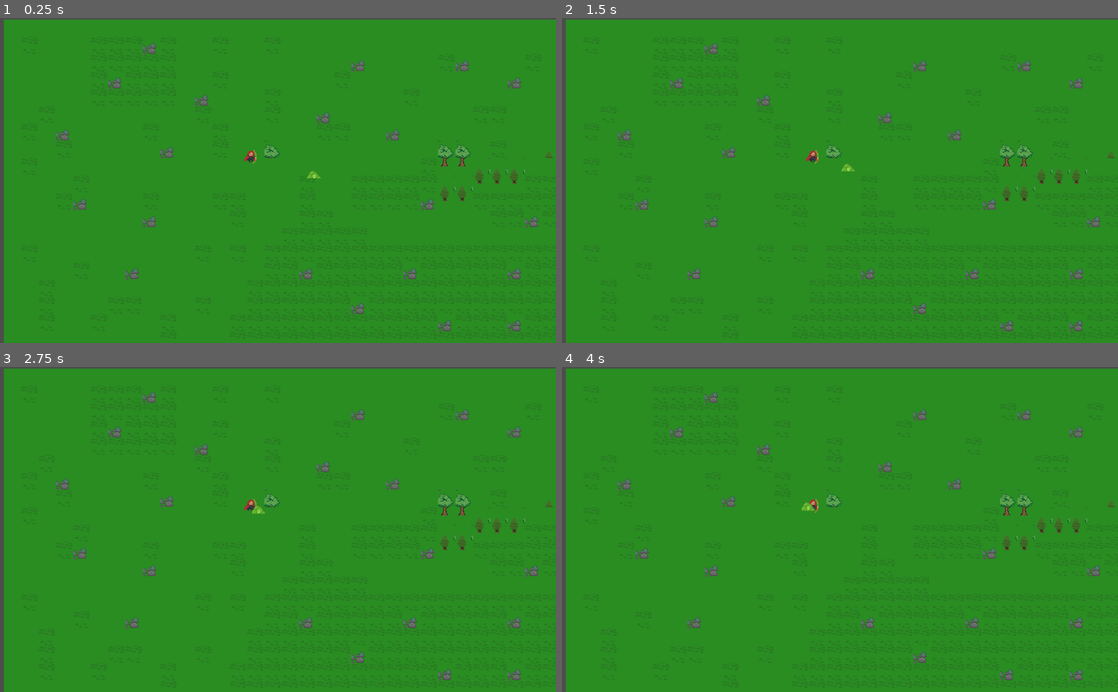
Above: before the commit, frames 1-4 (two rows, left to right).
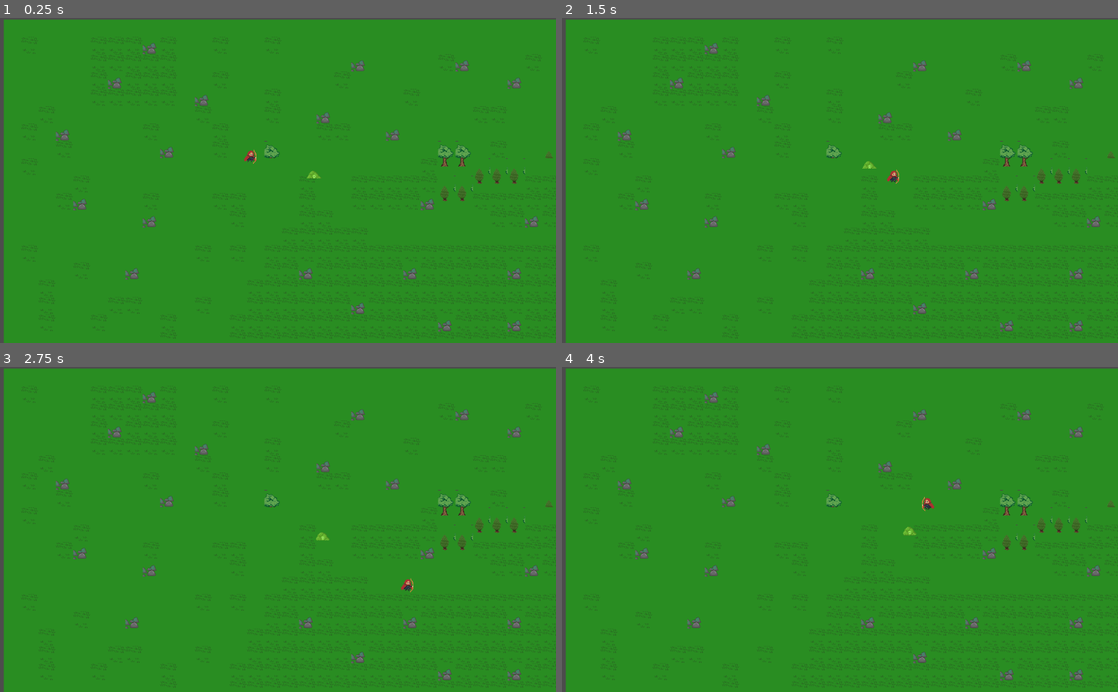
Above: after the commit, the same moments.

Repository: etchichury/Shoot-n-Loot
Game: Godot game, scene res://src/Main.tscn
Two runs of this game, one before a commit and one after it. Both use one fixed random seed, a clock stepped at 60 frames per second and the inputs below.
Inputs:
- Up to frame 1 (0.25 s): no input
- Up to frame 2 (1.5 s): tap Enter at 0.5 s; hold Right (ui_right) 0.53-1.28 s; hold Down (ui_down) from 1.28 s (still down)
- Up to frame 3 (2.75 s): release Down (ui_down) at 2.03 s; hold Right (ui_right) from 2.03 s (still down)
- Up to frame 4 (4 s): tap Space at 2.75 s; release Right (ui_right) at 2.78 s; hold Up (ui_up) 2.78-3.53 s; hold Left (ui_left) from 3.53 s (still down)

The runs differ from the first frame. In frame 1, less than 0.1% of the frame differs, in the area x 44-46%, y 43-45%; in frame 2, 0.2%; in frame 3, 0.2%, in the area x 43-75%, y 40-70%; in frame 4, 0.2%.

Commit message:
Use input actions

Diff:
--- a/shoot-n-loot/src/Player.gd
+++ b/shoot-n-loot/src/Player.gd
@@ -1,15 +1,32 @@
-extends Sprite
+extends KinematicBody2D
+
+onready var animatedSprite = $AnimatedSprite
+export (int) var speed = 200
+var velocity = Vector2()
+
+func get_keyboard_input():
+	velocity = Vector2()
+	# TODO: stop using UI inputs and create action inputs
+	if Input.is_action_pressed("ui_right"):
+		velocity.x += 1
+		animatedSprite.set_flip_h(false)
+	if Input.is_action_pressed("ui_left"):
+		velocity.x -= 1
+		animatedSprite.set_flip_h(true)
+	if Input.is_action_pressed("ui_up"):
+		velocity.y -= 1
+	if Input.is_action_pressed("ui_down"):
+		velocity.y += 1
+
+	velocity = velocity.normalized() * speed
 
 func _physics_process(_delta):
 	var input = Vector2()
 
-	if Input.is_key_pressed(KEY_W) || Input.is_key_pressed(KEY_UP):
-		input.y = -5
-	if Input.is_key_pressed(KEY_S) || Input.is_key_pressed(KEY_DOWN):
-		input.y = 5
-	if Input.is_key_pressed(KEY_A) || Input.is_key_pressed(KEY_LEFT):
-		input.x = -5
-	if Input.is_key_pressed(KEY_D) || Input.is_key_pressed(KEY_RIGHT):
-		input.x = 5
+	get_keyboard_input()
+	velocity = move_and_slide(velocity)
 
-	position += input
+	if velocity == Vector2(0,0):
+		animatedSprite.set_animation("idle")
+	else:
+		animatedSprite.set_animation("run")
